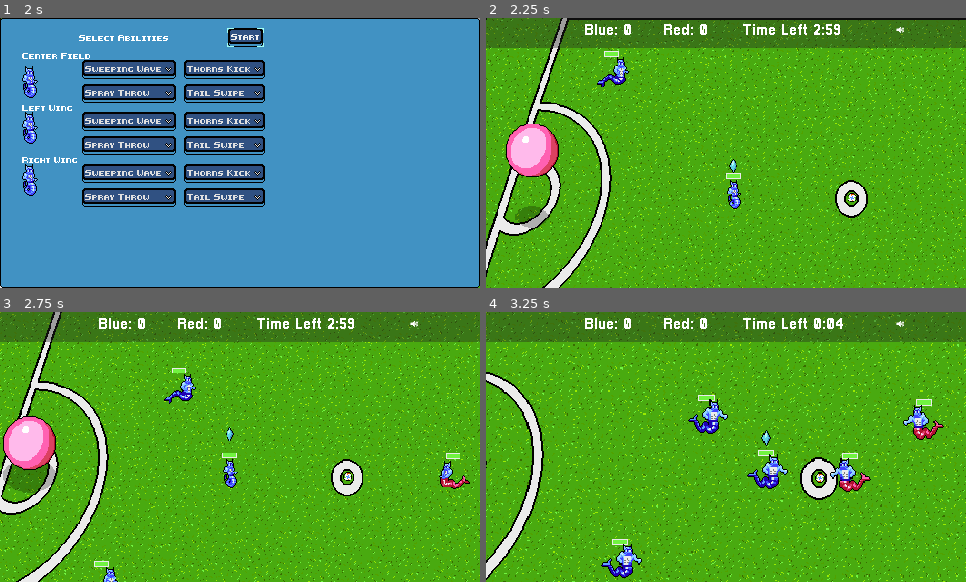
Above: before the commit, frames 1-4 (two rows, left to right).
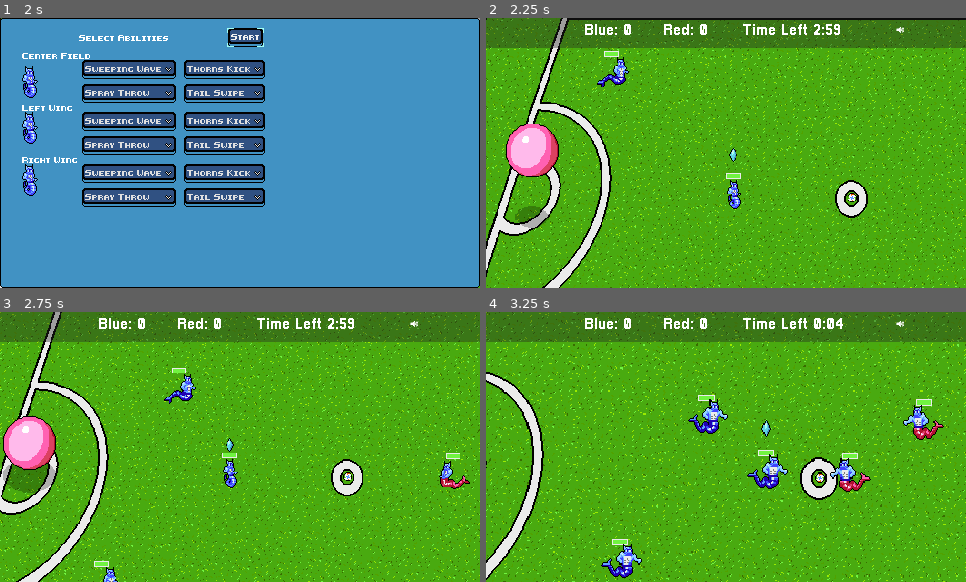
Above: after the commit, the same moments.

Repository: gamkedo-la/Elementaball
Game: Godot game, scene res://UI/StartMenu.tscn
Two runs of this game, one before a commit and one after it. Both use one fixed random seed, a clock stepped at 60 frames per second and the inputs below.
Inputs:
- Up to frame 1 (2 s): click "New Game" at 0.5 s; click "Next" at 1.25 s
- Up to frame 2 (2.25 s): click "Start" at 2 s
- Up to frame 3 (2.75 s): no input
- Up to frame 4 (3.25 s): hold Right (ui_right) from 2.78 s (still down); hold T (time_hack) from 2.78 s (still down)

Frame 1 is identical in both runs. In frame 2, 0.1% of the frame differs, in the area x 50-53%, y 48-58%; in frame 3, less than 0.1%; in frame 4, 0.1%, in the area x 57-60%, y 40-50%.

Commit message:
KO bug fixing

Diff:
--- a/Camera2D.gd
+++ b/Camera2D.gd
@@ -66,6 +66,6 @@
 	if not target in targets:
 		targets.append(target)
 
-func remove_target(target, team):
+func remove_target(target, _team):
 	if target in targets:
-		targets.erase(target)
+		targets = [ball]
--- a/Field and Equipment/Ball.gd
+++ b/Field and Equipment/Ball.gd
@@ -299,8 +299,16 @@
 	totalDamage = calc_element_damage(kickedType, interceptor.type, baseDamage)
 	interceptor.HP -= totalDamage
 	interceptor.get_node("Health Bar").update_healthbar(interceptor.HP)
-	kicking = false
-	SceneController.emit_signal("inPossession", interceptor)
+	if interceptor.HP > 0:
+		kicking = false
+		SceneController.emit_signal("inPossession", interceptor)
+	else:
+		kicking = false
+		if interceptor.is_in_group("player_team"):
+			lastInPossession = "player_team"
+		else:
+			lastInPossession = "enemy_team"
+		out_of_bounds()
 
 func _on_TackleMenu_id_pressed(id):
 	AudioQueen.emit_signal("playSound", menuAbilities[id].sound)
--- a/MatchStatusAnims.gd
+++ b/MatchStatusAnims.gd
@@ -12,8 +12,7 @@
 	animationTree = $AnimationTree.get("parameters/playback")
 
 
-func goal_scored(goal):
-	print("goal")
+func goal_scored(_goal):
 	animationTree.travel("Goal")
 
 func out():
--- a/Node2D.tscn
+++ b/Node2D.tscn
@@ -346,7 +346,6 @@
 
 [node name="AnimatedSprite" parent="Player/Health Bar" index="1"]
 visible = true
-frame = 8
 
 [node name="AnimationTree" parent="Player" index="1"]
 parameters/playback = SubResource( 1 )
@@ -365,9 +364,6 @@
 fieldPosition = "PlayerLeft"
 starting_stats = ExtResource( 10 )
 
-[node name="AnimatedSprite" parent="Player2/Health Bar" index="1"]
-frame = 8
-
 [node name="AnimationTree" parent="Player2" index="1"]
 parameters/playback = SubResource( 2 )
 
@@ -380,9 +376,6 @@
 fieldPosition = "PlayerRight"
 starting_stats = ExtResource( 10 )
 
-[node name="AnimatedSprite" parent="Player3/Health Bar" index="1"]
-frame = 8
-
 [node name="AnimationTree" parent="Player3" index="1"]
 parameters/playback = SubResource( 3 )
 
@@ -397,6 +390,7 @@
 z_index = 3
 frames = SubResource( 16 )
 animation = "plant ball"
+frame = 1
 playing = true
 script = ExtResource( 16 )
 
@@ -475,7 +469,7 @@
 [node name="AnimatedSprite" parent="Enemy/Health Bar" index="1"]
 position = Vector2( 7.8787, -8.25085 )
 animation = "default"
-frame = 8
+frame = 2
 
 [node name="AnimationTree" parent="Enemy" index="5"]
 parameters/playback = SubResource( 17 )
@@ -502,7 +496,7 @@
 
 [node name="AnimatedSprite" parent="Enemy3/Health Bar" index="1"]
 animation = "default"
-frame = 8
+frame = 2
 
 [node name="AnimationTree" parent="Enemy3" index="5"]
 parameters/playback = SubResource( 18 )
@@ -525,7 +519,7 @@
 
 [node name="AnimatedSprite" parent="Enemy2/Health Bar" index="1"]
 animation = "default"
-frame = 8
+frame = 2
 
 [node name="EnemyCollider" parent="Enemy2" index="3"]
 rotation = 1.52987
--- a/Players/Player.tscn
+++ b/Players/Player.tscn
@@ -916,7 +916,7 @@
 
 [node name="AnimatedSprite" parent="Health Bar" index="1"]
 animation = "default"
-frame = 6
+frame = 2
 
 [node name="AnimationTree" parent="." instance=ExtResource( 5 )]
 tree_root = SubResource( 37 )
--- a/ScoreBoard.gd
+++ b/ScoreBoard.gd
@@ -25,7 +25,7 @@
 
 	refresh_score()
 
-func record_KO(player, team):
+func record_KO(_player, team):
 	if team == "blue":
 		blueKO += 1
 	else:
--- a/UI/health_bar.gd
+++ b/UI/health_bar.gd
@@ -8,21 +8,18 @@
 onready var animPlayer = get_node("StatusAnimations")
 
 func _ready():
+	update_healthbar(healthbar.max_value)
+
+func update_healthbar(value):
 	if get_parent() and get_parent().get("maxHP"):
 		healthbar.max_value = get_parent().maxHP
-		update_healthbar(healthbar.max_value)
-
-func update_healthbar(value):
 	healthbar.texture_progress = barGreen
 	if value < healthbar.max_value * 0.7:
 		healthbar.texture_progress = barYellow
 	if value < healthbar.max_value * 0.35:
 		healthbar.texture_progress = barRed
-	if value <= 0:
-		if get_parent() == get_node("../../Ball").playerInPossession:
-			SceneController.emit_signal("inPossession", null)
-		if get_parent().controlling:
-			SceneController.next_player()
+	healthbar.value = value
+	if healthbar.value <= 0:
 		animPlayer.visible = true
 		animPlayer.animation = "KO"
 		animPlayer.frame = 0
@@ -32,5 +29,9 @@
 			SceneController.emit_signal("knockout", get_parent(), "blue")
 		else:
 			SceneController.emit_signal("knockout", get_parent(), "red")
-		get_parent().call_deferred("free")
-	healthbar.value = value
+		get_parent().get_node("EnemyCollider").disabled = true
+		if get_parent().controlling:
+			SceneController.next_player()
+		if get_parent().inPossession:
+			SceneController.emit_signal("inPossession", null)
+		get_parent().queue_free()
